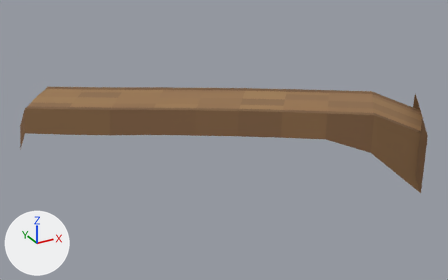
Two versions of the glTF model exports/glb/terrain/road_pond_path.glb, one commit apart.
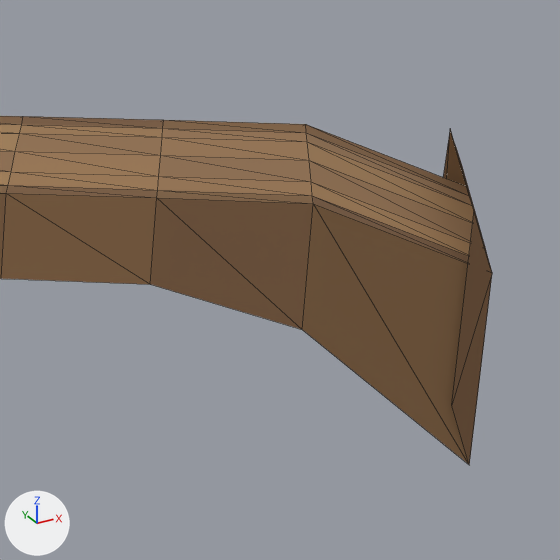
Each version appears first whole from a 50 mm camera at (103.2, -128.5, 18.0) aimed at (123.3, -92.0, -0.3), and next in a close-up on the part from 63% to 100% of the width and 19% to 79% of the height. The axes (+X, +Y, +Z) are drawn at lower left. The lights are the same throughout. The older version's two pictures come first. The close-ups show mesh edges as thin lines. Vertices at exactly the same position are counted once.

The older version as bpy lines, for what is in view:
```python
me_road_pond_path = bpy.data.meshes.new('road_pond_path')
me_road_pond_path.from_pydata(...)  # 108 vertices, 176 faces; spans x 110.0..136.3, y -102.6..-81.3, z -4.0..3.2
me_road_pond_path.materials.append(mat_villagepalette)  # picture img_village_palette
ob_road_pond_path = bpy.data.objects.new('road_pond_path', me_road_pond_path)
ob_road_pond_path.location = (0.0, 0.0, 0.0)
```
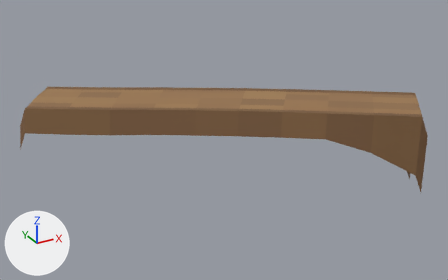
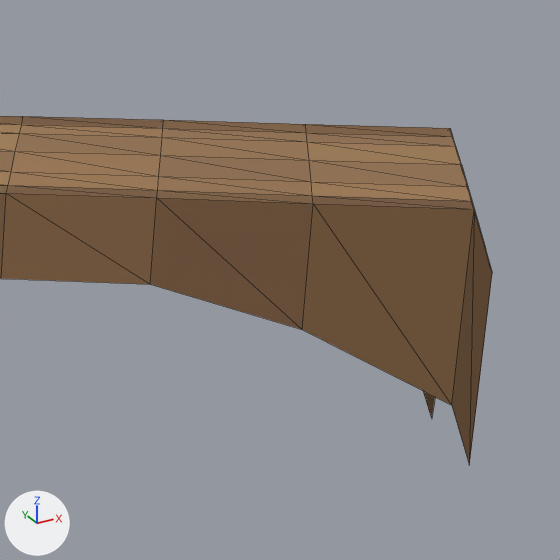
Where the change shows, as pixel boxes [x1, y1, x2, y2] in the close-ups (560 x 560 px; the box of a moved part takes in the faces that stretch with it):
part 1 of me_road_pond_path, moved or reshaped: before [302, 125, 474, 464]; after [302, 124, 474, 405]
part 2 of me_road_pond_path, moved or reshaped: before [447, 129, 482, 235]; after [452, 136, 482, 235]
part 3 of me_road_pond_path, moved or reshaped: [452, 210, 492, 465] in both
part 4 of me_road_pond_path, moved or reshaped: before [443, 133, 450, 179]; after [423, 391, 435, 419]

Edits to the bpy script that builds the scene:
```text
Change me_road_pond_path:
    where me_road_pond_path.from_pydata(...)  # 108 vertices, 176 faces; spans x 110.0..136.3, y -102.6..-81.3, z -4.0..3.2
    used by ob_road_pond_path; location = (0.0, 0.0, 0.0)
    me_road_pond_path part 1: all 9 vertices in x 132.5..136.3, y -102.6..-98.0, z -4.0..1.9 are moved by (-0.4, 0.3, 1.3)
    me_road_pond_path part 2: all 7 vertices in x 132.5..135.5, y -101.9..-98.1, z 3.2 are moved by (0.4, -0.3, -1.3)
    me_road_pond_path part 3: the 1 vertex in x 132.1, y -102.3, z -0.8 is moved by (0.4, -0.3, -1.3)
    me_road_pond_path part 4: the 1 vertex in x 135.9, y -97.7, z -2.7 is moved by (0.4, -0.3, -1.3)
```
